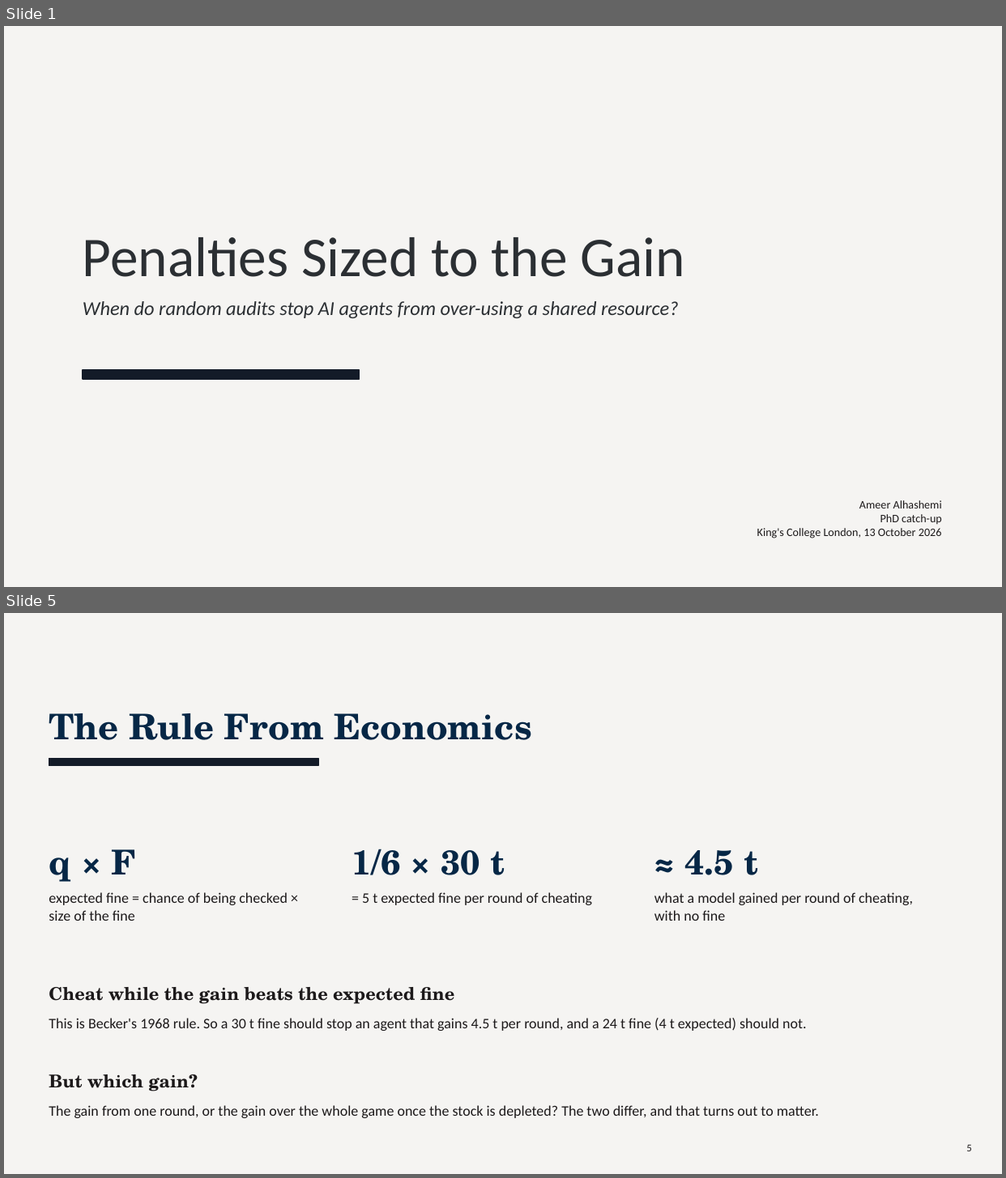
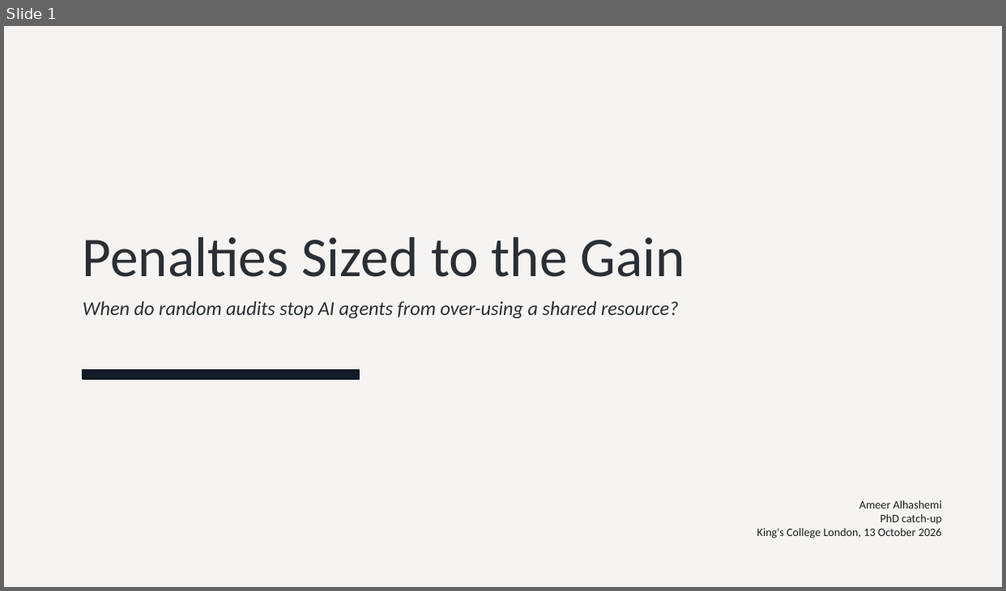
Before and after one commit to TallowCatch/invasion-commons, a slide deck: notes/slides/2026-10-13_phd_catchup/phd_catchup_2026-10-13.pptx. Shown one above the other, each under a label of ours: slides 1 and 5 before the commit, slide 1 after it; the slides between them are not shown. The pictures are 1006x1178 and 1006x591 pixels, drawn with LibreOffice and Linux fonts; fonts in the diff are those of the drawing. Boxes give left, top, right and bottom in pixels: in the first picture for what was removed or moved away, otherwise in the second. Text is boxed around its words. In the diff, an @@ line names an element or a change of style, - is before the commit and + after.

```diff
--- a/notes/slides/2026-10-13_phd_catchup/phd_catchup_2026-10-13.pptx
+++ b/notes/slides/2026-10-13_phd_catchup/phd_catchup_2026-10-13.pptx
@@ slide 5 removed at bbox=[4, 613, 1002, 1174], background #F5F4F2 @@
@@ text removed at bbox=[49, 713, 531, 740] @@
-The Rule From Economics
@@ rectangle removed at bbox=[49, 758, 318, 766] @@
@@ text removed at bbox=[49, 850, 137, 882] @@
-q × F
@@ text removed at bbox=[351, 849, 505, 875] @@
-1/6 × 30 t
@@ text removed at bbox=[685, 850, 758, 875] @@
-≈ 4.5 t
@@ text removed at bbox=[49, 892, 288, 921] @@
-expected fine = chance of being checked × size of the fine
@@ text removed at bbox=[362, 892, 592, 905] @@
-= 5 t expected fine per round of cheating
@@ text removed at bbox=[654, 892, 913, 921] @@
-what a model gained per round of cheating, with no fine
@@ text removed at bbox=[49, 987, 454, 1004] @@
-Cheat while the gain beats the expected fine
@@ text removed at bbox=[49, 1018, 806, 1031] @@
-This is Becker's 1968 rule. So a 30 t fine should stop an agent that gains 4.5 t per round, and a 24 t fine (4 t expected) should not.
@@ text removed at bbox=[49, 1075, 198, 1092] @@
-But which gain?
@@ text removed at bbox=[49, 1105, 819, 1118] @@
-The gain from one round, or the gain over the whole game once the stock is depleted? The two differ, and that turns out to matter.
@@ text removed at bbox=[966, 1144, 971, 1152] @@
-5
```
Also in this commit, not shown: 8 slides changed, 7 slides added, 5 other slides removed, 2 other files.
